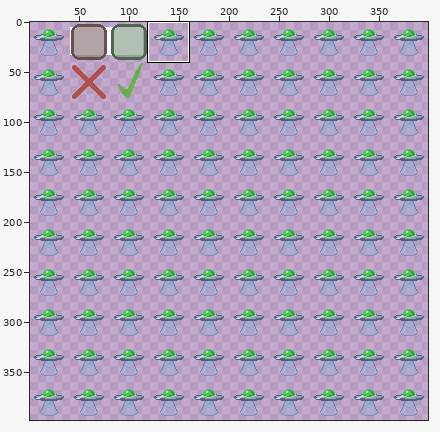
Two versions of one pixel-art file, assets/kino_ui_assets.aseprite. The first picture is a wide view before the edit; the outline marks the close-up.
Close-up. Earlier state:
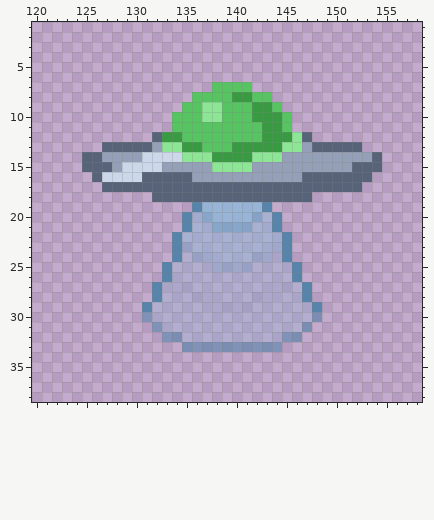
400x400 pixels, 1 frame. Shown: x 120..158, y 1..38. The wide view leaves out empty margins. The commit also changed other parts of the picture, which this record leaves out.
Now the later version:
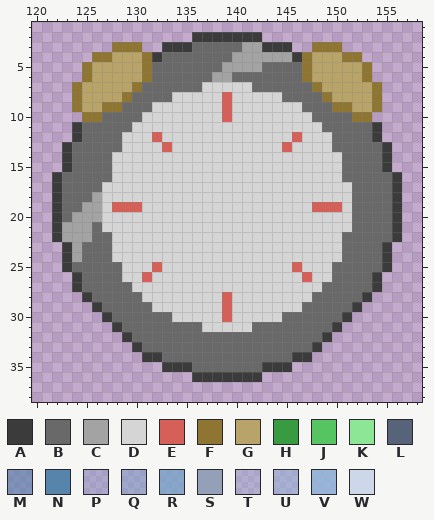
Palette (. is transparent): A #3b3b3b  B #696969  C #a3a3a3  D #d5d5d5  E #d56058  F #8e7632  G #b8a368  H #389b42  J #57c462  K #8ce695  L #576379  M #5784ab9e  N #5784ab  P #7ca5c951  Q #7ca5c983  R #7ca5c9d4  S #94a0b8  T #8fb7d951  U #8fb7d983  V #8fb7d9d4  W #cdd7ea
From old to new:
Changed rows in their new state; - is an unchanged pixel.
Layers "Layer 2", "Layer 1":
first column x 122:
 2 --------------AAAAAAA--------------
 3 ------FFF--AAABBBBBCCAAA--FFF------
 4 ----FFGGGFABBBBBBBCCCCCCAFGGGFF----
 5 ---FGGGGGFBBBBBBBCCCCBBBBFGGGGGF---
 6 ---FGGGGGFBBBBBBCCBBBBBBBFGGGGGF---
 7 --FGGGGGFBBBBBBDDDDDBBBBBBFGGGGGF--
 8 --FGGGGFBBBBDDDDDEDDDDDBBBBFGGGGF--
 9 --FGGFFBBBDDDDDDDEDDDDDDDBBBFFGGF--
10 ---FFBBBBDDDDDDDDEDDDDDDDDBBBBFF---
11 --ABBBBBDDDDDDDDDDDDDDDDDDDBBBBBA--
12 --ABBBBDDDEDDDDDDDDDDDDDEDDDBBBBA--
13 -ABBBBBDDDDEDDDDDDDDDDDEDDDDBBBBBA-
14 -ABBBBDDDDDDDDDDDDDDDDDDDDDDDBBBBA-
15 -ABBBBDDDDDDDDDDDDDDDDDDDDDDDBBBBA-
16 ABBBBBDDDDDDDDDDDDDDDDDDDDDDDBBBBBA
17 ABBBBDDDDDDDDDDDDDDDDDDDDDDDDDBBBBA
18 ABBBCDDDDDDDDDDDDDDDDDDDDDDDDDBBBBA
19 ABBCCDEEEDDDDDDDDDDDDDDDDDEEEDBBBBA
20 ABCCCDDDDDDDDDDDDDDDDDDDDDDDDDBBBBA
21 ACCCBDDDDDDDDDDDDDDDDDDDDDDDDDBBBBA
22 ACCCBBDDDDDDDDDDDDDDDDDDDDDDDBBBBBA
23 -ACBBBDDDDDDDDDDDDDDDDDDDDDDDBBBBA-
24 -ACBBBDDDDDDDDDDDDDDDDDDDDDDDBBBBA-
25 -ABBBBBDDDEDDDDDDDDDDDDDEDDDBBBBBA-
26 --ABBBBDDEDDDDDDDDDDDDDDDEDDBBBBA--
27 --ABBBBBDDDDDDDDDDDDDDDDDDDBBBBBA--
28 ---ABBBBBDDDDDDDDEDDDDDDDDBBBBBA---
29 ----ABBBBBDDDDDDDEDDDDDDDBBBBBA----
30 -----ABBBBBBDDDDDEDDDDDBBBBBBA-----
31 ------ABBBBBBBBDDDDDBBBBBBBBA------
32 -------ABBBBBBBBBBBBBBBBBBBA-------
33 --------ABBBBBBBBBBBBBBBBBA--------
34 ---------AABBBBBBBBBBBBBAA---------
35 -----------AAABBBBBBBAAA-----------
36 --------------AAAAAAA--------------
Where, in picture pixels (left, top, right, bottom), the same in both close-ups:
changed: (52, 32, 402, 382)
